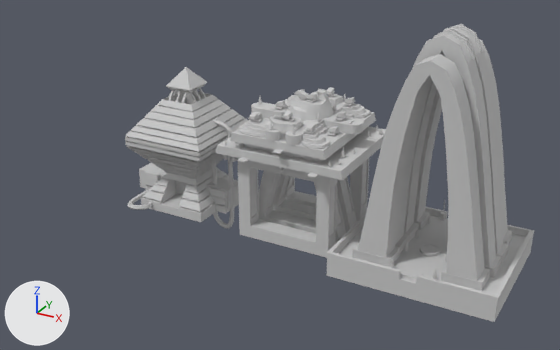
Before and after pictures for a commit that changed the FBX model objects3d/Arcology.fbx.
Before and after are seen from a 50 mm camera at (31.0, -61.7, 34.8) aimed at (-2.8, -0.2, 4.1). Lighting does not change. The marker at lower left points along +X, +Y and +Z. Where no turn or scale is listed for an object, it has been applied to the vertices.

In view in the first picture: 'Box001', 'StandAlone3', 'StandAlone4', 'StandAlone4Sub1', 'StandAlone5'.
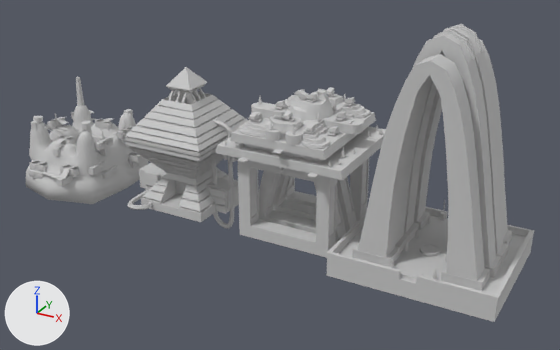
Commit message: Last arcology update

Changed parts and their boxes (x1, y1, x2, y2) in the pictures (560 x 350 px):
'Box002', added
    after: (26, 77, 149, 204)

The change, as a list of edits to the scene's bpy script:
```text
Add me_mesh_008:
    me_mesh_008.from_pydata(...)  # 2110 vertices, 3485 faces; spans x -5.85..6.69, y -6.76..6.76, z -1.11..9.69
    me_mesh_008.materials.append(mat_01___default)  # light grey #cacaca
Add ob_box002:
    ob_box002 = bpy.data.objects.new('Box002', me_mesh_008)
    ob_box002.location = (-28.11, -0.08, -0.69)
```
